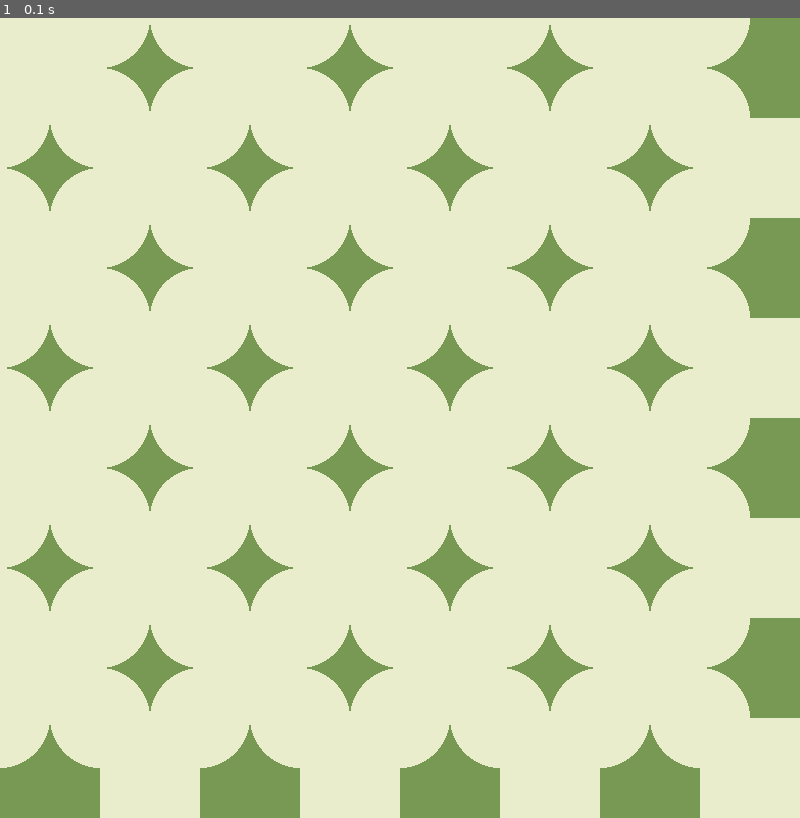
Above: before the commit, frame 1.
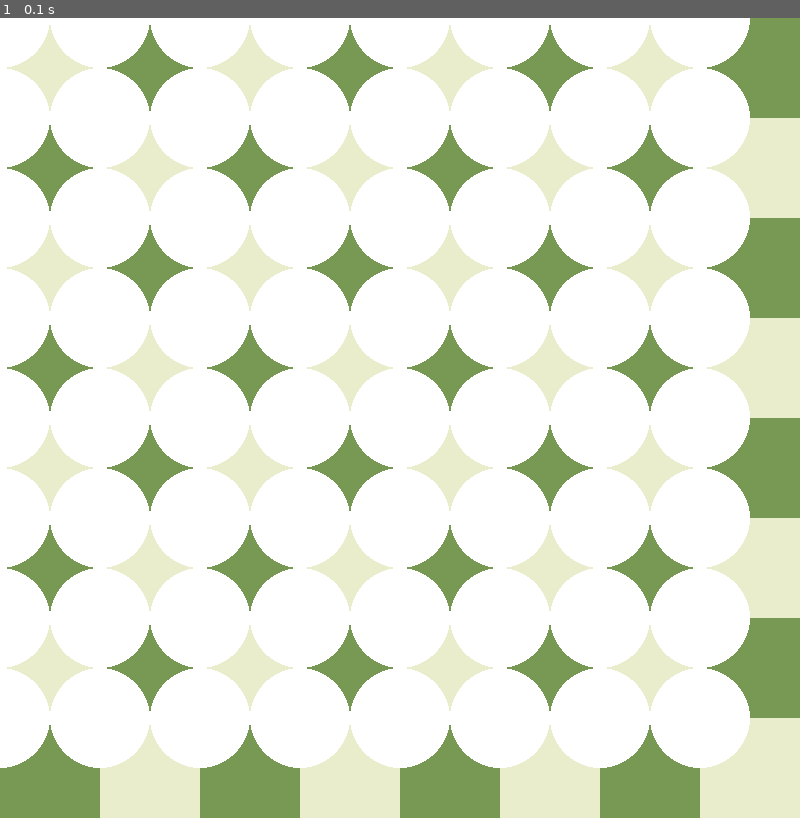
Above: after the commit, the same moment.

Repository: caleb-james-smith/PyGameChess
Game: pygame game, started from play.py
Two runs of this game, one before a commit and one after it. Both use one fixed random seed, a clock stepped at 60 frames per second and the inputs below.
Inputs:
- Up to frame 1 (0.1 s): no input

The runs differ from the first frame. In frame 1, 69% of the frame differs, in the area x 0-94%, y 0-94%.

Commit message:
Change piece colors.

Diff:
--- a/play.py
+++ b/play.py
@@ -91,8 +91,7 @@
         draw_board(pygame, screen, LIGHT_COLOR, DARK_COLOR, SQUARES_PER_SIDE, SQUARE_SIDE)
 
         # Draw the pieces
-        # FIXME: piece colors should be different than board colors
-        draw_pieces(pygame, screen, LIGHT_COLOR, DARK_COLOR, SQUARES_PER_SIDE, SQUARE_SIDE)
+        draw_pieces(pygame, screen, PURE_WHITE, PURE_BLACK, SQUARES_PER_SIDE, SQUARE_SIDE)
 
         # Flip the display
         pygame.display.flip()
